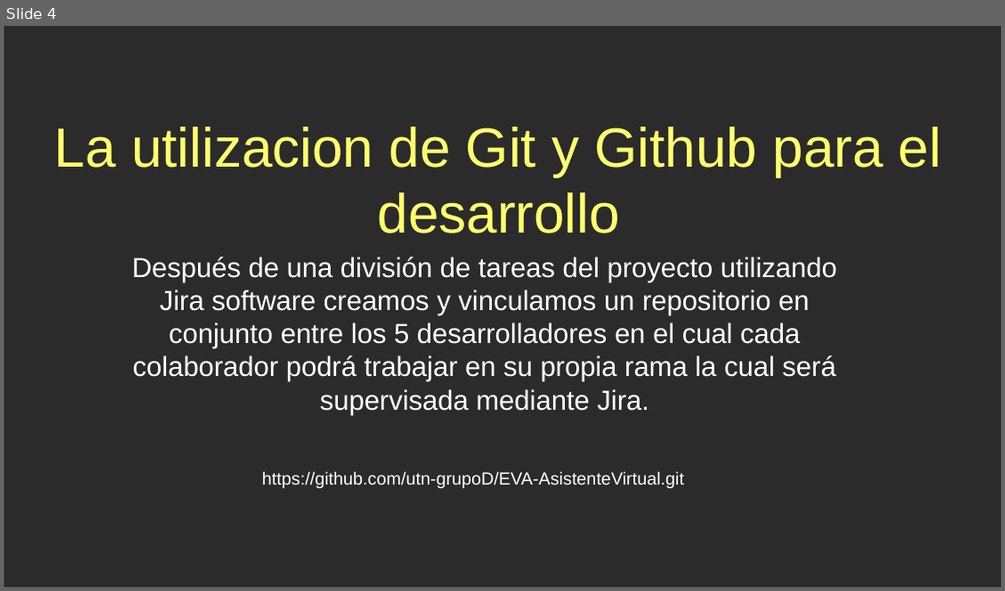
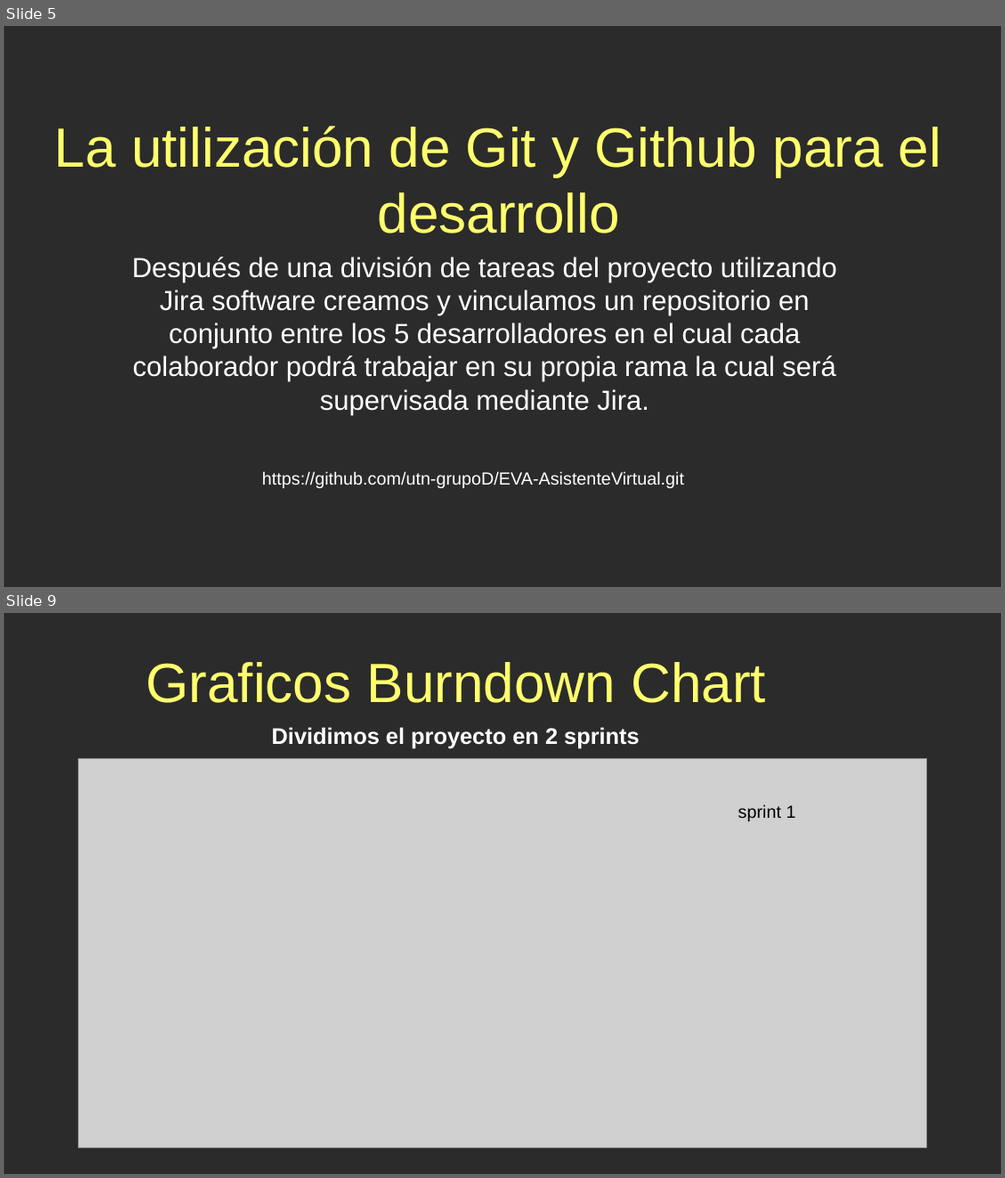
Before and after one commit to utn-grupoD/EVA-AsistenteVirtual, a slide deck: Presentacion del proyecto/Presentacion Asistente Virtual.odp. Shown one above the other, each under a label of ours: slide 4 before the commit, slides 5 and 9 after it; the slides between them are not shown. The pictures are 1005x591 and 1005x1178 pixels, drawn with LibreOffice and Linux fonts; fonts in the diff are those of the drawing; grey boxes stand for pictures; background and template pictures are left out; a plain dark background stands for a picture behind light text. Boxes give left, top, right and bottom in pixels: in the first picture for what was removed or moved away, otherwise in the second. Text is boxed around its words. In the diff, an @@ line names an element or a change of style, - is before the commit and + after.

```diff
--- a/Presentacion del proyecto/Presentacion Asistente Virtual.odp
+++ b/Presentacion del proyecto/Presentacion Asistente Virtual.odp
@@ slide 9 added at [4,613,1001,1174], background picture (left out) @@
@@ text added at [146,662,766,703], 44 pt, text #FFFF6D @@
+Graficos Burndown Chart
@@ text added at [272,727,639,748], 18 pt, text #FFFFFF, bold @@
+Dividimos el proyecto en 2 sprints
@@ picture added at [78,759,927,1149] @@
@@ text added at [738,804,796,821], 14 pt, text #000000 @@
+sprint 1
@@ what was slide 4 is now slide 5 @@
@@ slide 5 changed as well @@
@@ text at [55,126,941,233]: text changed @@
-La utilizacion de Git y Github para el desarrollo
+La utilización de Git y Github para el desarrollo
```
Also in this commit, not shown: 4 other slides changed, 4 other slides added.
